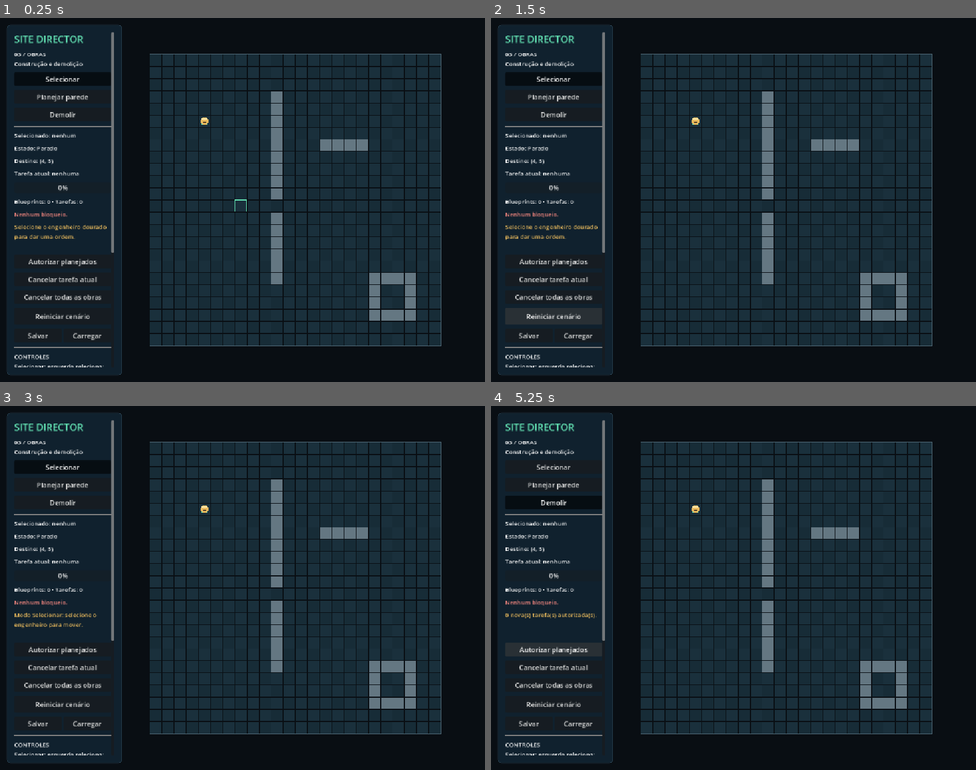
Above: before the commit, frames 1-4 (two rows, left to right).
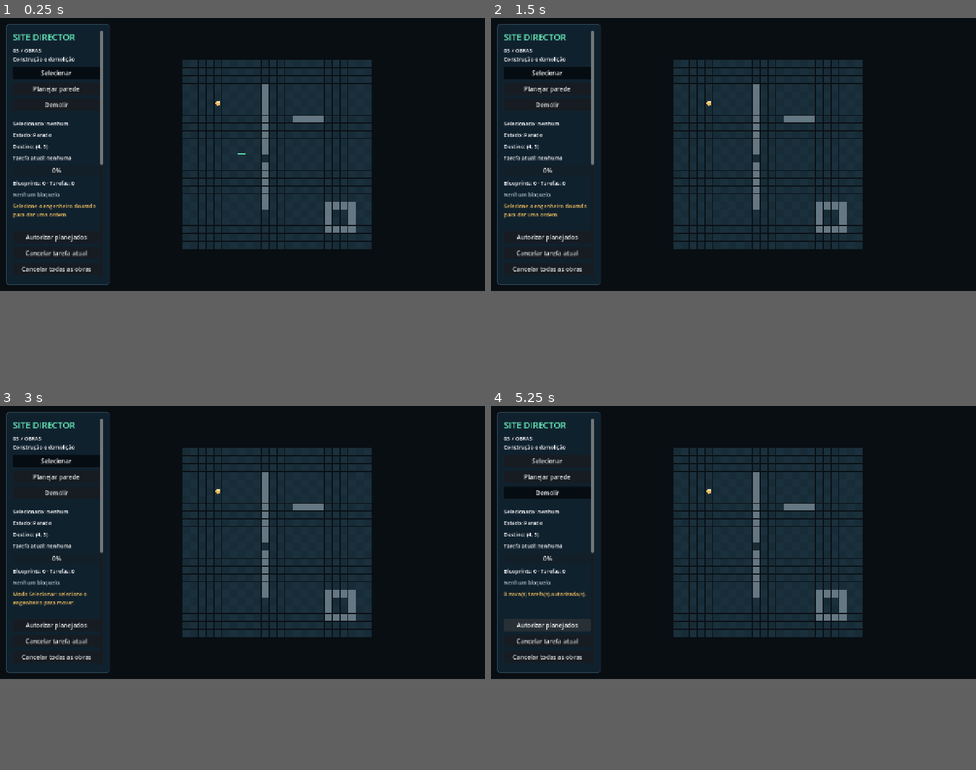
Above: after the commit, the same moments.

Repository: esterprotocol/scp
Game: Godot game, scene res://scenes/main.tscn
Same seed, same stepped clock (60 frames per second), same inputs: the game is played once before the commit and once after it.
Inputs:
- Up to frame 1 (0.25 s): no input
- Up to frame 2 (1.5 s): click "Reiniciar cenário" at 0.5 s; click "Reiniciar cenário" at 1.25 s
- Up to frame 3 (3 s): click "Reiniciar cenário" at 2 s; click "Selecionar" at 2.75 s
- Up to frame 4 (5.25 s): click "Planejar parede" at 3.5 s; click "Demolir" at 4.25 s; click "Autorizar planejados" at 5 s
In our replay, the window is 800x600 before the commit and 800x450 after it. These sizes can differ from the game's own. Grey fills any space a smaller window leaves; there, only what the larger window draws over its background counts as a difference.

The runs differ from the first frame. In frame 1, 40% of the frame differs, in the area x 1-91%, y 1-98%; in frame 2, 41%; in frame 3, 40%; in frame 4, 41%.

Commit message:
test: capture graphical smoke checks and fix 720p layout

Diff:
--- a/project.godot
+++ b/project.godot
@@ -6,8 +6,8 @@
 config/features=PackedStringArray("4.6", "GL Compatibility")
 
 [display]
-window/size/viewport_width=1152
-window/size/viewport_height=864
+window/size/viewport_width=1280
+window/size/viewport_height=720
 window/stretch/mode="canvas_items"
 
 [rendering]
--- a/scripts/hud.gd
+++ b/scripts/hud.gd
@@ -123,6 +123,7 @@
 	progress_bar.value = construction.progress() * 100.0
 	queue_label.text = "Blueprints: %d · Tarefas: %d" % [construction.blueprints.size(), construction.tasks.size()]
 	blocked_label.text = construction.blocked_text()
+	blocked_label.add_theme_color_override("font_color", Color("f2867f") if blocked_label.text != "Nenhum bloqueio." else Color("b4c3cc"))
 
 func add_label(parent: Node, text: String) -> Label:
 	var label := Label.new()
--- a/scripts/settings.gd
+++ b/scripts/settings.gd
@@ -13,4 +13,5 @@
 const ZOOM_MIN := 0.65
 const ZOOM_MAX := 1.8
 const INITIAL_ZOOM := 0.9
+const INITIAL_MAP_MARGIN := 24.0
 const INITIAL_CAMERA := Vector2(244, 384)
--- a/scripts/site_camera.gd
+++ b/scripts/site_camera.gd
@@ -3,7 +3,12 @@
 
 func reset() -> void:
 	position = GameSettings.INITIAL_CAMERA
-	zoom = Vector2.ONE * GameSettings.INITIAL_ZOOM
+	var map_height := GameSettings.GRID_SIZE.y * GameSettings.CELL_SIZE
+	var window_height := DisplayServer.window_get_size().y
+	if window_height <= 0:
+		window_height = int(get_viewport_rect().size.y)
+	var available_height := window_height - 2.0 * GameSettings.INITIAL_MAP_MARGIN
+	zoom = Vector2.ONE * minf(GameSettings.INITIAL_ZOOM, maxf(GameSettings.ZOOM_MIN, available_height / map_height))
 
 func _process(delta: float) -> void:
 	var direction := Vector2(
--- a/tests/construction_tests.gd
+++ b/tests/construction_tests.gd
@@ -208,5 +208,5 @@
 	check(not worker.construction_busy and not worker.working and worker.route.is_empty(), "restart releases worker and clears movement")
 	check(worker.position == grid.center(GameSettings.SPAWN) and not worker.selected, "restart restores original engineer")
 	check(not game.planning and game.hud.select_button.button_pressed, "restart restores selection mode")
-	check(game.camera.position == GameSettings.INITIAL_CAMERA and is_equal_approx(game.camera.zoom.x, GameSettings.INITIAL_ZOOM), "restart preserves original camera reset")
+	check(game.camera.position == GameSettings.INITIAL_CAMERA and is_equal_approx(game.camera.zoom.x, 0.875), "restart preserves camera reset with map fitted at 720p")
 	check(game.hud.progress_bar.value == 0.0 and game.hud.task_label.text.contains("nenhuma"), "restart clears task and progress display")
--- a/tests/test_runner.gd
+++ b/tests/test_runner.gd
@@ -103,7 +103,7 @@
 	game.hud.restart_button.pressed.emit()
 	check(engineer.cell == GameSettings.SPAWN and engineer.route.is_empty() and not engineer.selected, "restart button resets engineer")
 	check(engineer.position == grid.center(GameSettings.SPAWN), "restart resets position")
-	check(game.camera.position == GameSettings.INITIAL_CAMERA and is_equal_approx(game.camera.zoom.x, GameSettings.INITIAL_ZOOM), "restart resets camera")
+	check(game.camera.position == GameSettings.INITIAL_CAMERA and is_equal_approx(game.camera.zoom.x, 0.875), "restart resets camera and fits map at 720p")
 	check(game.hud.destination_label.text == "Destino: (4, 5)", "restart resets HUD")
 	# Route synthetic pointer events through the real viewport, including GUI
 	# consumption and the camera's world/screen transform.
@@ -119,8 +119,13 @@
 	check(game.hud.message_label.text.contains("parede"), "invalid click displays readable HUD message")
 	click(root, Vector2(40, 40), MOUSE_BUTTON_LEFT)
 	check(engineer.selected, "HUD consumes clicks without deselecting")
+	var scroll: ScrollContainer = game.hud.get_child(0).get_child(0)
+	scroll.scroll_vertical = int(scroll.get_v_scroll_bar().max_value)
+	await process_frame
 	click(root, game.hud.restart_button.get_global_rect().get_center(), MOUSE_BUTTON_LEFT)
 	check(not engineer.selected and engineer.route.is_empty(), "pointer click activates restart button")
+	scroll.scroll_vertical = 0
+	await process_frame
 	click(root, transform * engineer.position, MOUSE_BUTTON_LEFT)
 	click(root, transform * grid.center(Vector2i(6, 6)), MOUSE_BUTTON_LEFT)
 	check(not engineer.selected, "clicking floor deselects")
--- /dev/null
+++ b/tools/visual_smoke.gd
@@ -0,0 +1,106 @@
+extends SceneTree
+
+# Run with an X display and software OpenGL, never --headless:
+# DISPLAY=:99 LIBGL_ALWAYS_SOFTWARE=1 SITE_DIRECTOR_CAPTURE_WIDTH=1920 SITE_DIRECTOR_CAPTURE_HEIGHT=1080 \
+#   bash tools/godot.sh --audio-driver Dummy --resolution 1920x1080 --position 0,0 --script res://tools/visual_smoke.gd
+
+const OUTPUT := "res://docs/screenshots/"
+
+func _initialize() -> void:
+	call_deferred("run")
+
+func settle() -> void:
+	for index in range(4):
+		await process_frame
+	await RenderingServer.frame_post_draw
+
+func capture(name: String, width: int, height: int) -> void:
+	await settle()
+	var output := OUTPUT + "%s-%dx%d.png" % [name, width, height]
+	# Capture actual display pixels after OpenGL presents frames on Xvfb.
+	var command_output: Array = []
+	var error := OS.execute("import", PackedStringArray(["-window", "root", ProjectSettings.globalize_path(output)]), command_output, true)
+	var image := Image.new()
+	if error != 0 or image.load(ProjectSettings.globalize_path(output)) != OK or image.get_width() != width or image.get_height() != height:
+		printerr("Screenshot failed or size mismatch: %s; command: %s" % [output, command_output])
+		quit(1)
+	else:
+		print("Screenshot: %s actual %dx%d" % [output, image.get_width(), image.get_height()])
+
+func shot(name: String, width: int, height: int) -> void:
+	await capture(name, width, height)
+
+func run() -> void:
+	print("Visual smoke: inspect engine output for the OpenGL Compatibility renderer.")
+	var width := int(OS.get_environment("SITE_DIRECTOR_CAPTURE_WIDTH"))
+	var height := int(OS.get_environment("SITE_DIRECTOR_CAPTURE_HEIGHT"))
+	if width not in [1280, 1920] or height != (720 if width == 1280 else 1080):
+		printerr("Set SITE_DIRECTOR_CAPTURE_WIDTH/HEIGHT to 1280/720 or 1920/1080.")
+		quit(1)
+		return
+	var game = load("res://scenes/main.tscn").instantiate()
+	root.add_child(game)
+	game.engineer.set_process(false)
+	game.construction.set_process(false)
+	await shot("01-initial", width, height)
+
+	game.reset_scenario()
+	game.construction.plan(Vector2i(6, 5))
+	game.construction.authorize()
+	game.construction.plan(Vector2i(8, 6))
+	game.construction._process(0.0)
+	game.engineer._process(0.25)
+	game.construction._process(0.0)
+	game.construction._process(0.8)
+	game.hud.show_message("Construção em andamento; blueprint azul ainda não autorizado.")
+	await shot("02-building", width, height)
+
+	game.reset_scenario()
+	game.construction.request_demolition(Vector2i(10, 5))
+	game.construction._process(0.0)
+	game.engineer._process(3.0)
+	game.construction._process(0.0)
+	game.construction._process(0.6)
+	game.hud.show_message("Demolição em andamento: parede ainda presente.")
+	await shot("03-demolishing", width, height)
+
+	game.reset_scenario()
+	game.construction.plan(Vector2i(19, 19))
+	game.construction.authorize()
+	game.construction._process(0.0)
+	game.hud.show_message("Obra bloqueada: sem acesso à sala isolada.")
+	await shot("04-blocked", width, height)
+
+	game.reset_scenario()
+	game.construction.plan(Vector2i(6, 5))
+	game.construction.authorize()
+	game.construction.plan(Vector2i(8, 6))
+	game.construction._process(0.0)
+	game.engineer._process(0.25)
+	game.construction._process(0.0)
+	game.construction._process(0.8)
+	game.set_planning(true)
+	var save_path := "user://site_director_visual_smoke.json"
+	var saved: String = game.save_slot.save_game(game, save_path)
+	if not saved.contains("sucesso"):
+		printerr(saved)
+		quit(1)
+		return
+	game.reset_scenario()
+	var loaded: String = game.save_slot.load_game(game, save_path)
+	if not loaded.contains("sucesso"):
+		printerr(loaded)
+		quit(1)
+		return
+	game.hud.show_message(loaded)
+	await shot("05-loaded", width, height)
+	DirAccess.remove_absolute(save_path)
+
+	game.reset_scenario()
+	var scroll: ScrollContainer = game.hud.get_child(0).get_child(0)
+	scroll.scroll_vertical = int(scroll.get_v_scroll_bar().max_value)
+	await shot("06-panel-scrolled", width, height)
+	print("Panel bottom button positions: save=%s load=%s" % [game.hud.save_button.get_global_rect(), game.hud.load_button.get_global_rect()])
+	game.queue_free()
+	await process_frame
+	quit(0)
Binary file added: docs/screenshots/01-initial-1280x720.png
Binary file added: docs/screenshots/01-initial-1920x1080.png
Binary file added: docs/screenshots/02-building-1280x720.png
Binary file added: docs/screenshots/02-building-1920x1080.png
Binary file added: docs/screenshots/03-demolishing-1280x720.png
Binary file added: docs/screenshots/03-demolishing-1920x1080.png
Binary file added: docs/screenshots/04-blocked-1280x720.png
Binary file added: docs/screenshots/04-blocked-1920x1080.png
Binary file added: docs/screenshots/05-loaded-1280x720.png
Binary file added: docs/screenshots/05-loaded-1920x1080.png
Binary file added: docs/screenshots/06-panel-scrolled-1280x720.png
Binary file added: docs/screenshots/06-panel-scrolled-1920x1080.png
(and 5 more such lines)
